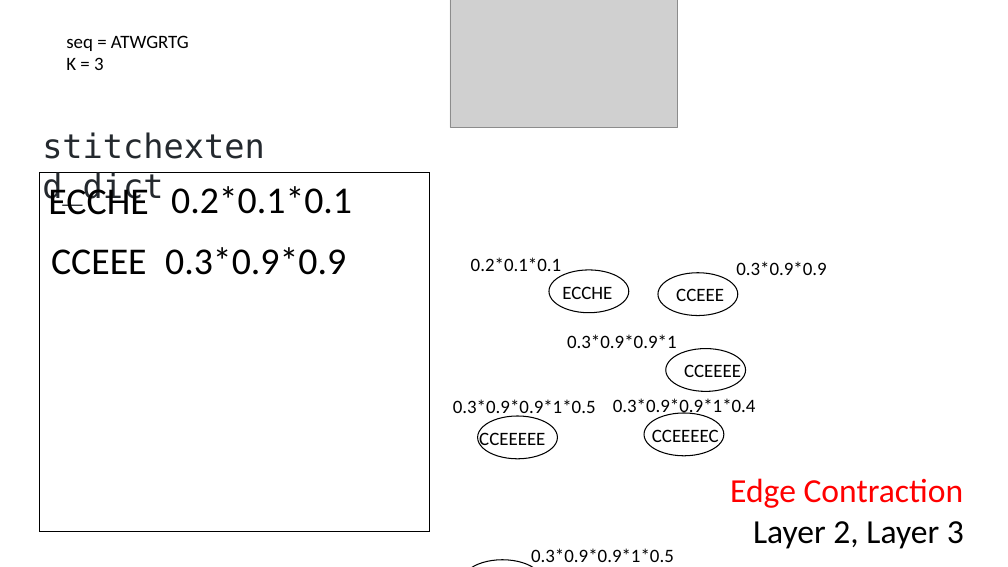
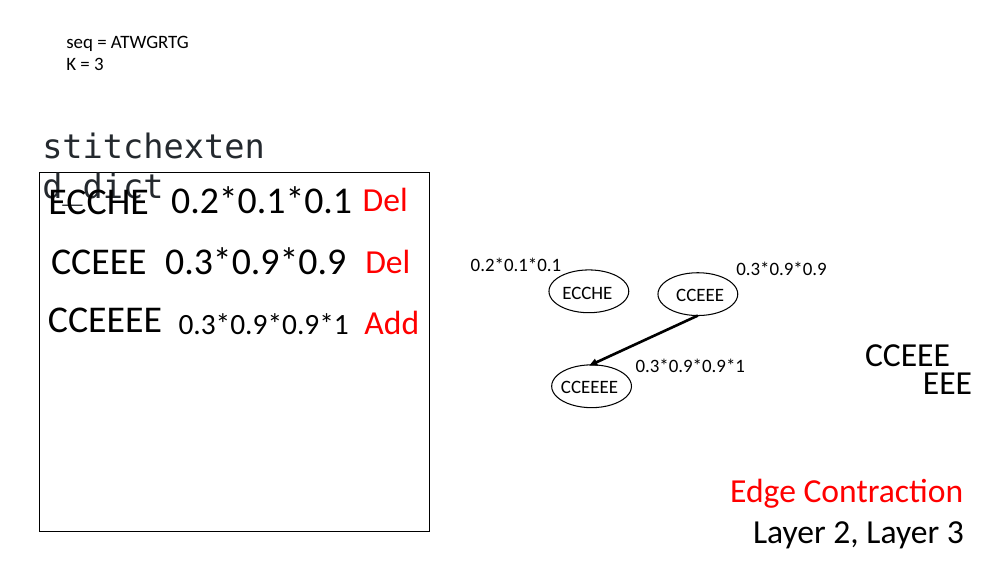
Before and after one commit to Dreycey/DebruijnExtend, a slide deck: slide 13 of figures/DebExtended.pptx (slide 10 before the commit). Drawn at 1008x567 pixels with LibreOffice and Linux fonts; fonts in the diff are those of the drawing; grey boxes stand for pictures. Boxes give left, top, right and bottom in pixels: in the first picture for what was removed or moved away, otherwise in the second. Text is boxed around its words. In the diff, an @@ line names an element or a change of style, - is before the commit and + after.

Commit message:
updated slides

```diff
--- a/figures/DebExtended.pptx
+++ b/figures/DebExtended.pptx
@@ picture removed at [450,0,678,128] @@
@@ text added at [363,187,408,212], 32 pt, text #FF0000 @@
+Del
@@ text added at [365,249,410,274], 32 pt, text #FF0000 @@
+Del
@@ text added at [48,307,162,333], 36 pt, text #000000 @@
+CCEEEE
@@ text at [179,313,349,335]: text changed; size 18 to 28 pt @@
-0.3*0.9*0.9*1*0.5
+0.3*0.9*0.9*1
@@ text added at [364,310,419,335], 32 pt, text #FF0000 @@
+Add
@@ arrow added from (698, 315) to (590, 365), #000000 2.5 pt @@
@@ text "0.3*0.9*0.9*1": place and size @@
-text "0.3*0.9*0.9*1" at [567,334,676,348]
+text "0.3*0.9*0.9*1" at [636,358,745,372]
@@ text added at [865,344,950,375], 32 pt, text #000000 @@
+CCEEE
@@ ellipse: place and size @@
-ellipse at [666,349,746,392]
+ellipse at [552,365,632,408]
@@ text "CCEEEE" rewrapped from [684,364,741,382] to [561,380,618,393] @@
@@ text added at [923,372,972,394], 32 pt, text #000000 @@
+EEE
@@ ellipse removed at [478,416,558,459] @@
@@ text removed at [613,398,756,418] @@
-0.3*0.9*0.9*1*0.4
@@ ellipse removed at [644,413,724,456] @@
@@ text removed at [479,429,545,450] @@
-CCEEEEE
@@ text removed at [652,429,719,448] @@
-CCEEEEC
@@ ellipse removed at [463,560,543,567] @@
@@ text removed at [531,548,674,567] @@
-0.3*0.9*0.9*1*0.5
```
Also in this commit, not shown: 10 other slides changed, 11 slides added, 1 slide removed.
